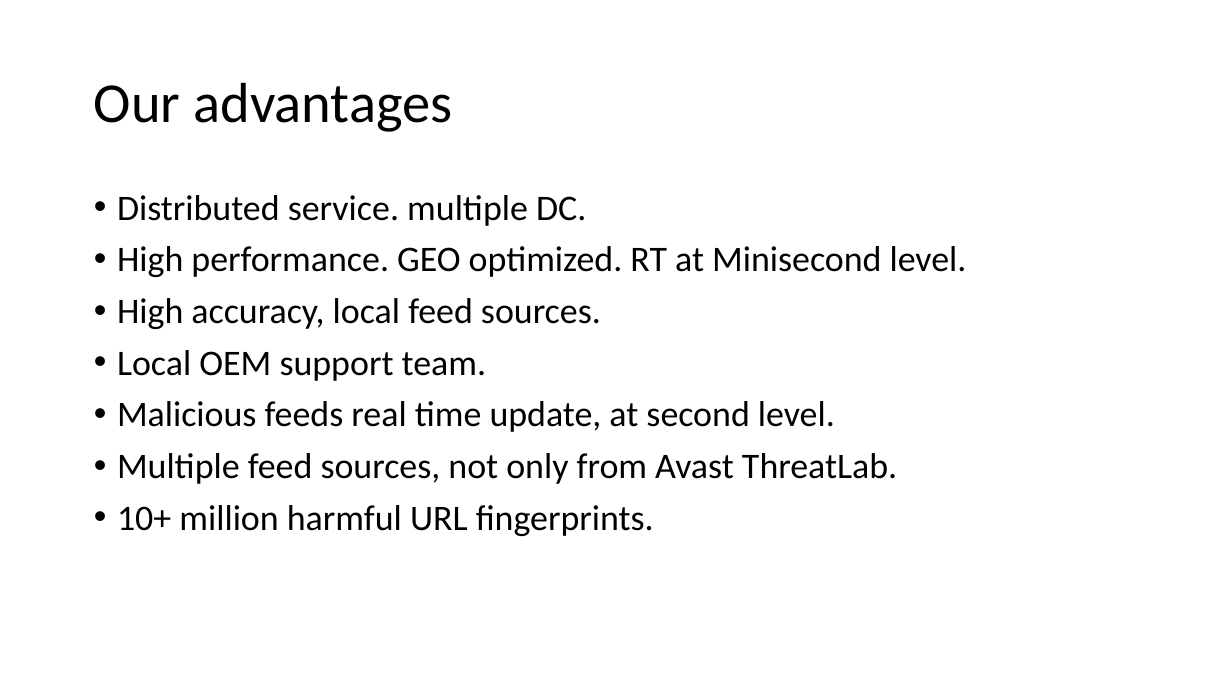
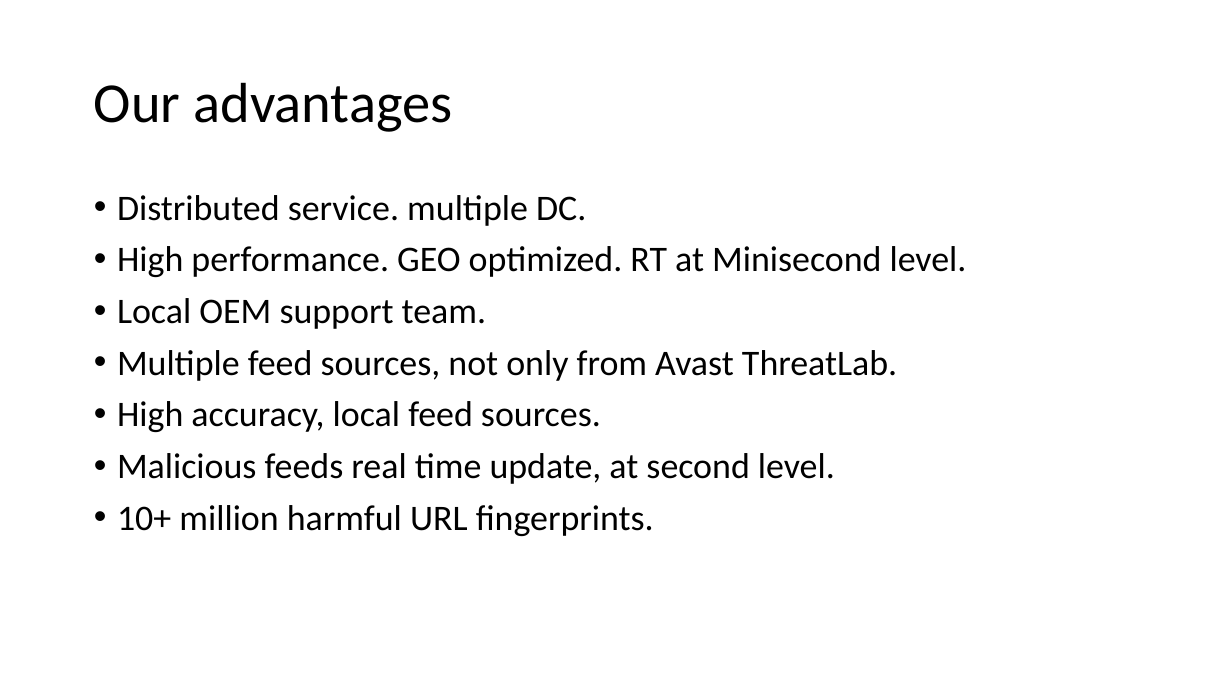
Before and after one commit to jacqbb/webscan, a slide deck: slide 13 of urlinfo_presentation.pptx. Drawn at 1232x693 pixels with LibreOffice and Linux fonts; fonts in the diff are those of the drawing; background and template pictures are left out. Boxes give left, top, right and bottom in pixels: in the first picture for what was removed or moved away, otherwise in the second. Text is boxed around its words. In the diff, an @@ line names an element or a change of style, - is before the commit and + after.

```diff
--- a/urlinfo_presentation.pptx
+++ b/urlinfo_presentation.pptx
@@ text at (117,298,897,381): paragraphs added @@
+• Local OEM support team.
+• Multiple feed sources, not only from Avast ThreatLab.
@@ text at (117,350,486,381): paragraph removed @@
-• Local OEM support team.
@@ text at (117,453,897,484): paragraph removed @@
-• Multiple feed sources, not only from Avast ThreatLab.
```
Also in this commit, not shown: 12 other slides changed, 1 other file.
